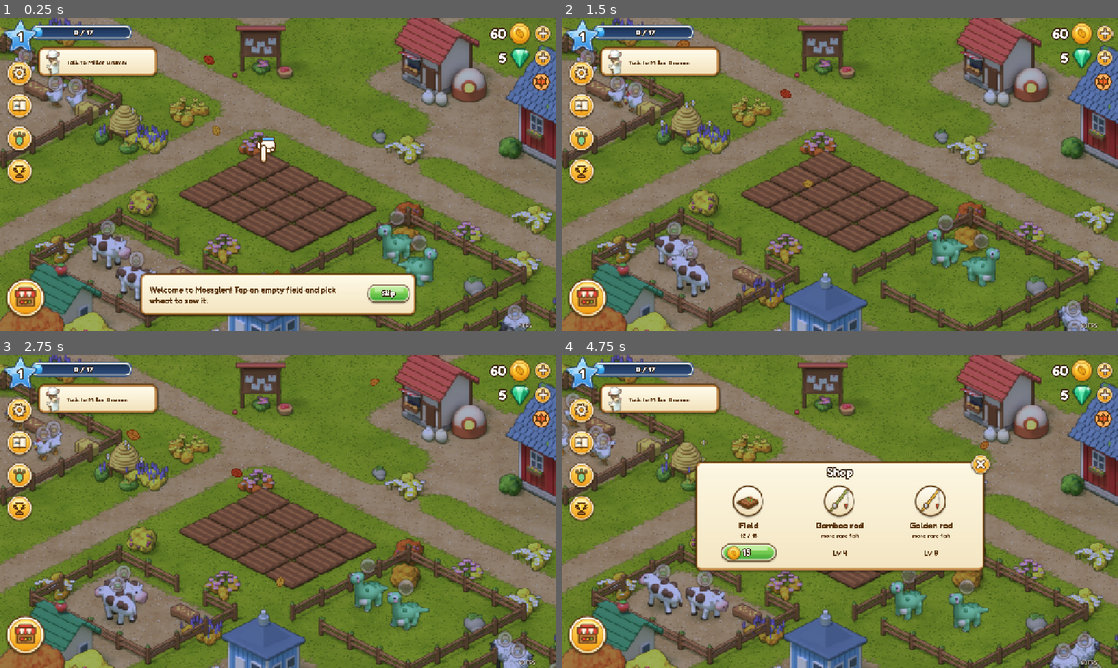
Above: before the commit, frames 1-4 (two rows, left to right).
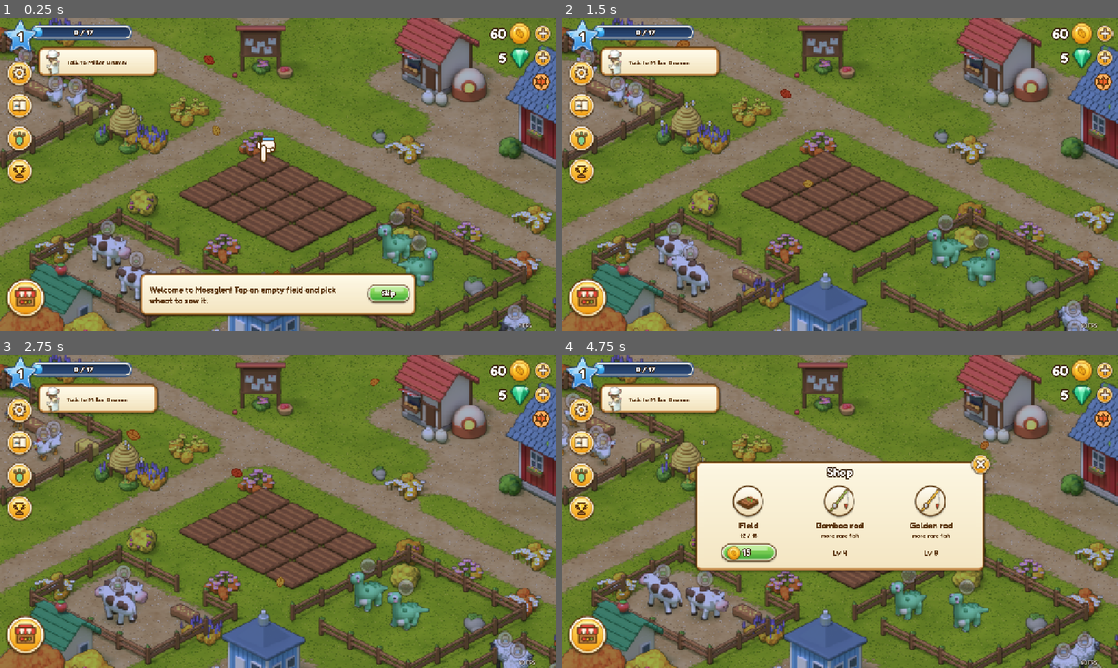
Above: after the commit, the same moments.

Repository: fuchsroman90-collab/mossglen
Game: Godot game, scene res://scenes/main.tscn
The game is run twice, just before and just after one commit, with the same random seed, the same clock (stepped at 60 frames per second) and the same inputs.
Inputs (mouse positions are in pixels of both pictures, inside the frame that each line leads up to):
- Up to frame 1 (0.25 s): no input
- Up to frame 2 (1.5 s): click "Skip" at 0.5 s; click (1106, 33) at 1.27 s
- Up to frame 3 (2.75 s): click (544, 395) at 2.02 s
- Up to frame 4 (4.75 s): click (584, 442) at 2.75 s; click (584, 477) at 3.5 s; click (589, 636) at 4.27 s

The runs differ from the first frame. In frame 1, 0.9% of the frame differs, in the area x 0-100%, y 2-100%; in frame 2, 1.0%; in frame 3, 1.0%; in frame 4, 0.7%.

Commit message:
Fix autumn foliage flicker while panning; record Roman's first play-test feedback
The per-plant colour pick now comes from the sprite's self_modulate blue channel
instead of a hash of its position, which shifted while dragging the camera.

Co-Authored-By: Claude Opus 5.5 <noreply@anthropic.com>
Claude-Session: https://claude.ai/code/session_01Jw21y5TMccxLT7rHXz4Yh3

Diff:
--- a/game/scripts/world.gd
+++ b/game/scripts/world.gd
@@ -584,6 +584,10 @@
 func _add_prop(sprite_name: String, g: Vector2, mat: Material) -> Sprite2D:
 	var s := _add_static(sprite_name, g)
 	s.material = mat
+	if mat == _sway_tree or mat == _sway_bush:
+		# per-plant random for the season shader, carried in the blue channel (see sway.gdshader)
+		var h := absf(sin(g.x * 12.9898 + g.y * 78.233) * 43758.5453)
+		s.self_modulate = Color(1, 1, 0.9 + 0.1 * (h - floorf(h)))
 	s.set_meta("squash", 0.1)
 	props.append(s)
 	return s
--- a/game/shaders/sway.gdshader
+++ b/game/shaders/sway.gdshader
@@ -19,7 +19,12 @@
 	float t = TIME * speed + world.x * 0.013 + world.y * 0.021;
 	float w = sin(t) * 0.7 + sin(t * 2.3 + 1.7) * 0.3;
 	float k = clamp(-VERTEX.y / height, 0.0, 1.5);
-	pick = fract(sin(dot(world, vec2(12.9898, 78.233))) * 43758.5453);
+	// per-plant random comes from the sprite's self_modulate blue channel (0.9..1.0, set by world.gd);
+	// hashing the position flickered while panning (Roman, 2026-11-13)
+	pick = clamp((COLOR.b / max(COLOR.r, 0.001) - 0.9) * 10.0, 0.0, 1.0);
+	if (foliage > 0.5) {
+		COLOR.b = COLOR.r;
+	}
 	local = VERTEX;
 	VERTEX.x += w * strength * k;
 }
Not shown, changed: brain/DECISIONS.md
Not shown, changed: brain/GOAL.md
Not shown, changed: brain/references/REFERENCES.md
Not shown, changed: brain/taste/DISLIKES.md
